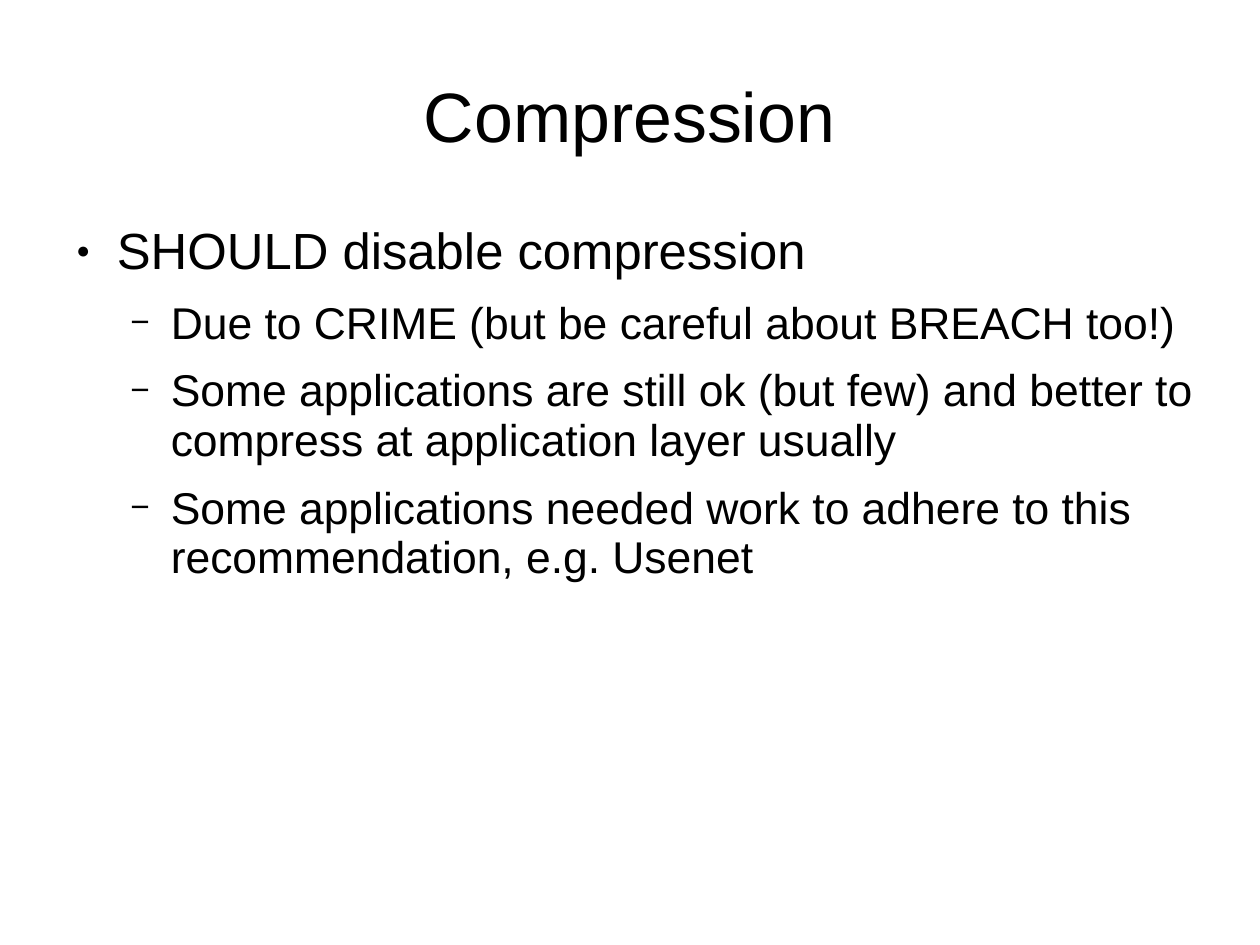
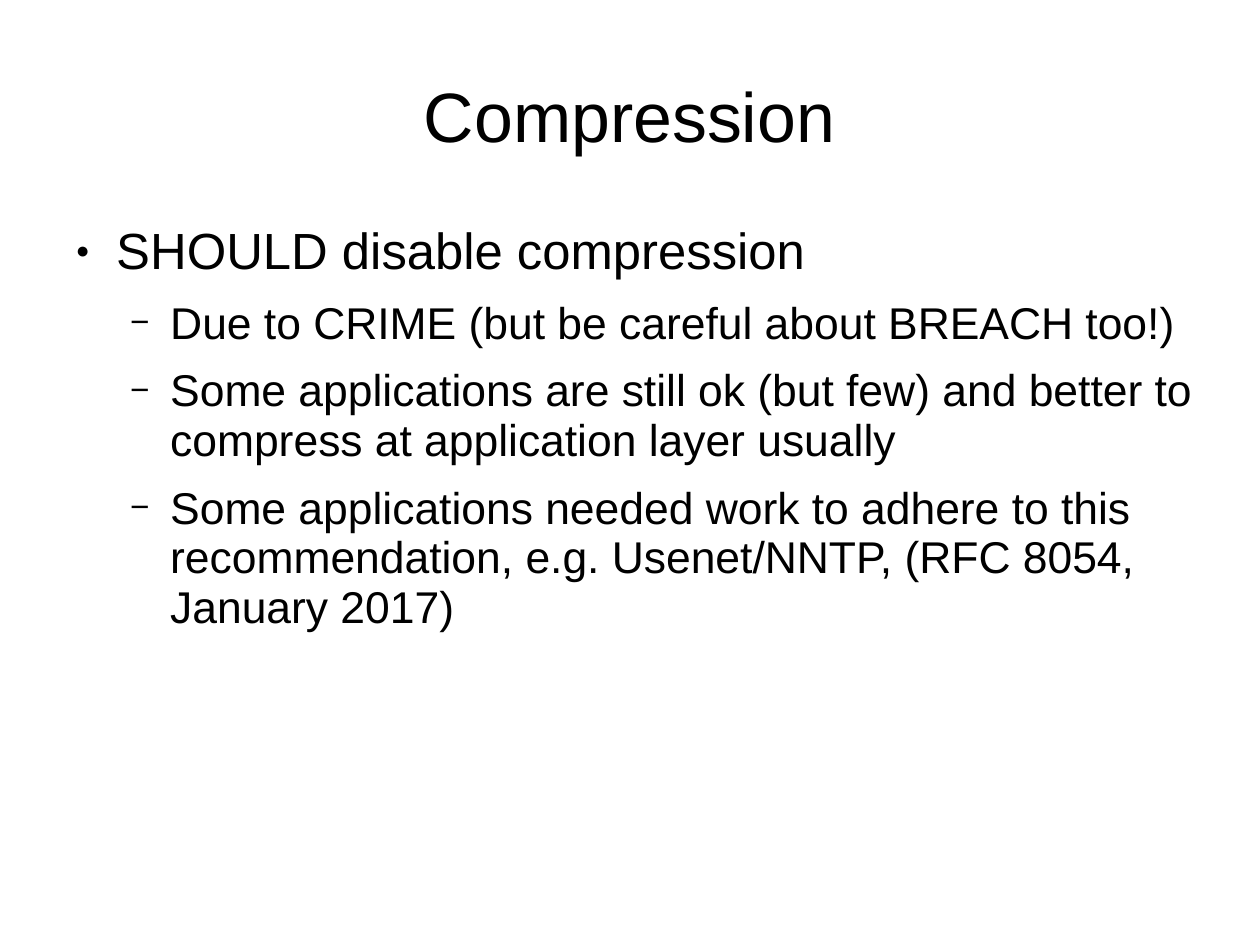
Before and after one commit to sftcd/cs7053, a slide deck: slide 6 of 2016lectures/07-tls-details.ppt. Drawn at 1260x945 pixels with LibreOffice and Linux fonts; fonts in the diff are those of the drawing. Boxes give left, top, right and bottom in pixels: in the first picture for what was removed or moved away, otherwise in the second. Text is boxed around its words. In the diff, an @@ line names an element or a change of style, - is before the commit and + after.

```diff
--- a/2016lectures/07-tls-details.ppt
+++ b/2016lectures/07-tls-details.ppt
@@ text at (170,491,1134,632): text changed @@
-  − Some applications needed work to adhere to this recommendation, e.g. Usenet
+  − Some applications needed work to adhere to this recommendation, e.g. Usenet/NNTP, (RFC 8054, January 2017)
```
Also in this commit, not shown: 4 other slides changed, 1 slide added, 1 slide removed, 7 other files.
